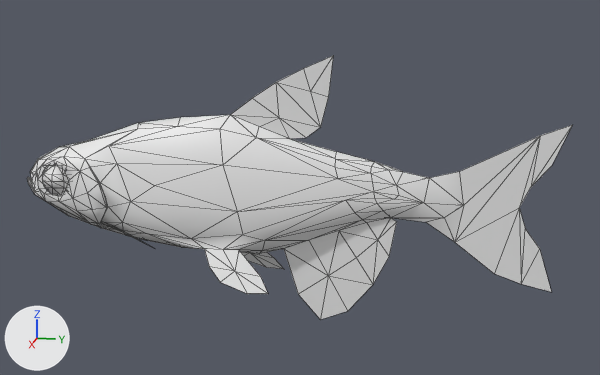
The glTF model apps/web/public/assets/fish/neon-tetra/lod1.glb as it was, and as the next commit left it.
Both versions are drawn from a 50 mm camera at (0.0744, 0.0264, 0.0194) aimed at (-0.0004, 0.0114, 0.0007). Every picture has the same lights, and +X, +Y and +Z are marked at lower left. The older version comes first. Mesh edges are drawn as thin lines. Vertices at exactly the same position are counted once.

In view in the first picture: 'neon-tetra'.
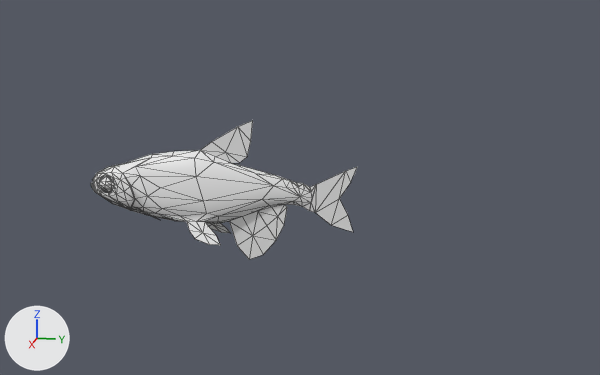
Pixel boxes [x1, y1, x2, y2] of what changed, in the pictures (600 x 375 px; the box of a moved part takes in the faces that stretch with it):
'neon-tetra', reshaped (51% narrower, 47% shorter)
    before: [27, 56, 572, 320]
    after: [91, 120, 357, 259]
part 1 of me_neon_tetra, moved or reshaped
    before: [42, 165, 69, 196]
    after: [100, 177, 114, 193]
part 2 of me_neon_tetra, added
    after: [91, 120, 357, 259]
part 3 of me_neon_tetra, deleted
    before: [27, 56, 572, 320]

The change, as a diff of the scene's bpy script:
```diff
--- a/apps/web/public/assets/fish/neon-tetra/lod1.glb.py
+++ b/apps/web/public/assets/fish/neon-tetra/lod1.glb.py
@@ me_neon_tetra @@
 # used by ob_neon_tetra; location = (0.0, 0.0, 0.0)
-me_neon_tetra.from_pydata(...)  # 357 vertices, 659 faces; spans x -0.0068..0.0068, y -0.0164..0.0355, z -0.0123..0.0131
+me_neon_tetra.from_pydata(...)  # 356 vertices, 659 faces; spans x -0.0036..0.0036, y -0.0095..0.0169, z -0.0067..0.007
+# me_neon_tetra part 1: the loose piece of 37 vertices spanning x 0.0005..0.0022, y -0.014..-0.0107, z -0.0009..0.0024 is scaled about its middle by 0.537, then moved by (-0.0006, 0.005, -0.0004)
+# me_neon_tetra part 2: a new loose piece of 277 vertices spanning x -0.0036..0.0036, y -0.0095..0.0169, z -0.0067..0.007, in mat_paracheirodon_innesi (its picture is missing)
+# me_neon_tetra part 3
+# 278 vertices are removed from x -0.0068..0.0068, y -0.0164..0.0355, z -0.0123..0.0131
+# 509 faces are deleted
+# other edits to the shape of me_neon_tetra do not show in these pictures
 me_neon_tetra.materials.append(mat_paracheirodon_innesi)
```
